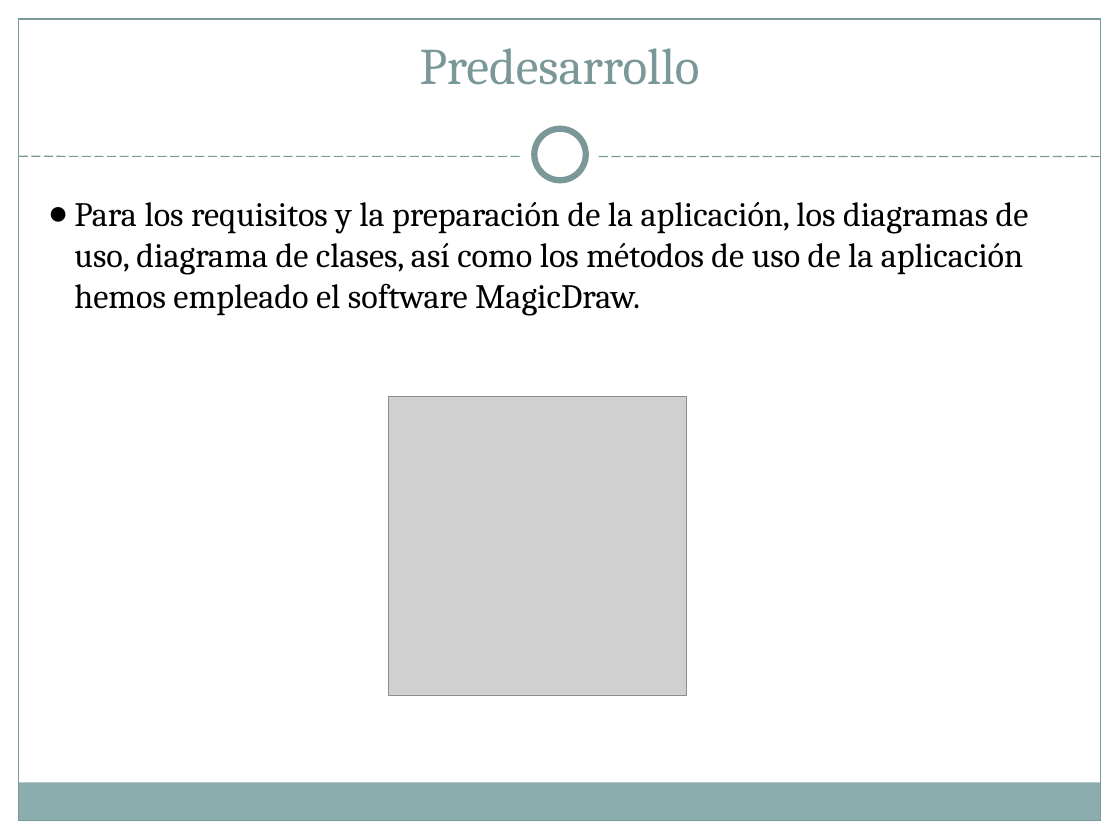
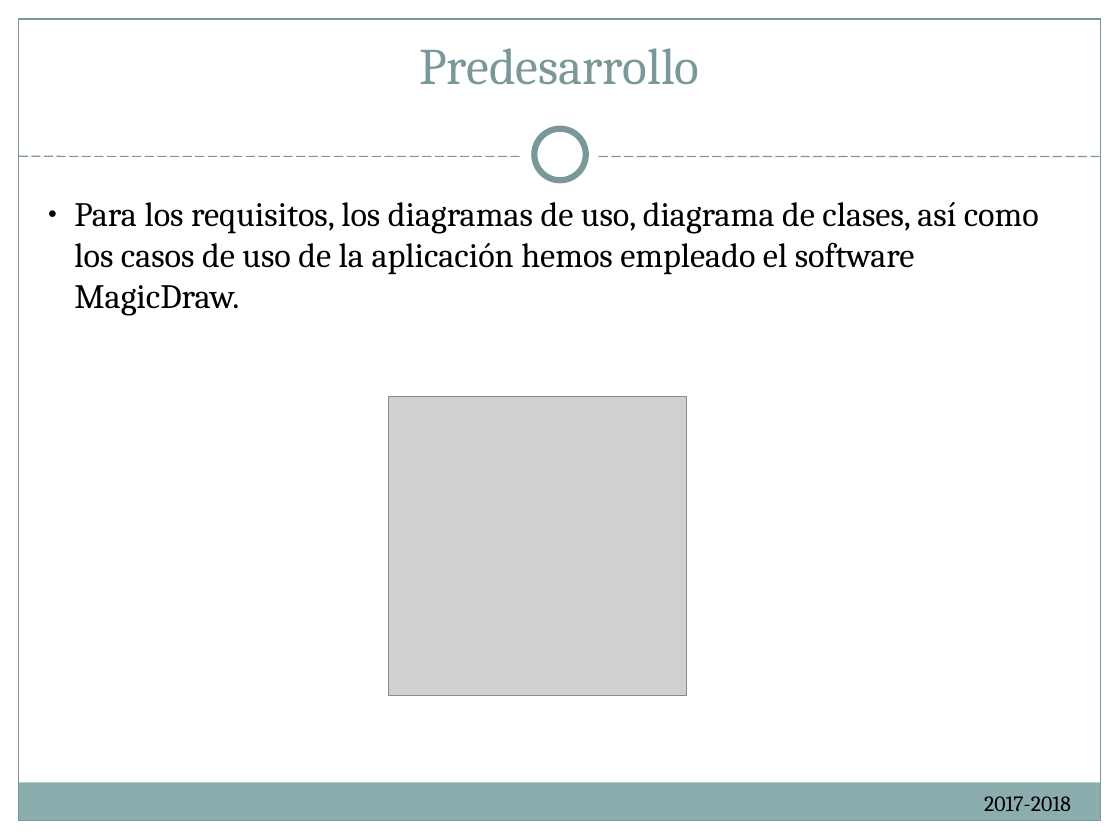
Before and after one commit to ReivajRa/Cooking_Ingenieros, a slide deck: slide 11 of Documentación/Cheap Deal presentacion.ppt (slide 10 before the commit). Drawn at 1120x840 pixels with LibreOffice and Linux fonts; fonts in the diff are those of the drawing; grey boxes stand for pictures. Boxes give left, top, right and bottom in pixels: in the first picture for what was removed or moved away, otherwise in the second. Text is boxed around its words. In the diff, an @@ line names an element or a change of style, - is before the commit and + after.

```diff
--- a/Documentación/Cheap Deal presentacion.ppt
+++ b/Documentación/Cheap Deal presentacion.ppt
@@ text at (74,202,1039,316): text changed @@
-● Para los requisitos y la preparación de la aplicación, los diagramas de uso, diagrama de clases, así como los métodos de uso de la aplicación hemos empleado el software MagicDraw.
+● Para los requisitos, los diagramas de uso, diagrama de clases, así como los casos de uso de la aplicación hemos empleado el software MagicDraw.
@@ text added at (984,796,1071,811), 14 pt, text #000000 @@
+2017-2018
```
Also in this commit, not shown: 13 other slides changed, 4 slides added, 8 slides removed, 13 other files.
